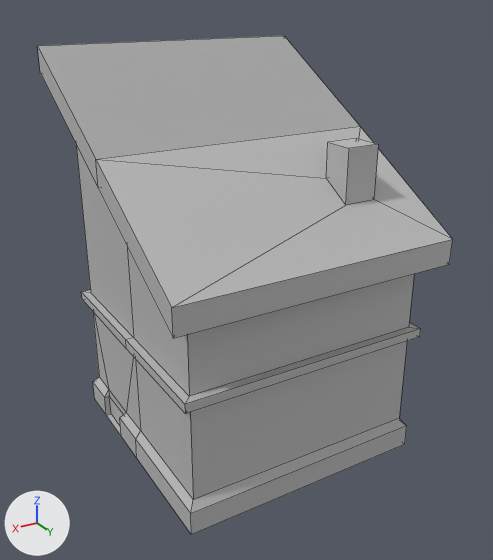
One commit to the FBX model Assets/Prefabs Update/Houses/house4.fbx: the scene before it, then after it.
Before and after are seen from a 50 mm lens placed at (1.85, 1.8, 1.85), pointed at (0.5, -0.45, 0.73). Every picture has the same lights, and +X, +Y and +Z are marked at lower left. Mesh edges are drawn as thin lines. Where no turn or scale is listed for an object, it has been applied to the vertices.

Names of what the first picture shows: 'House'.
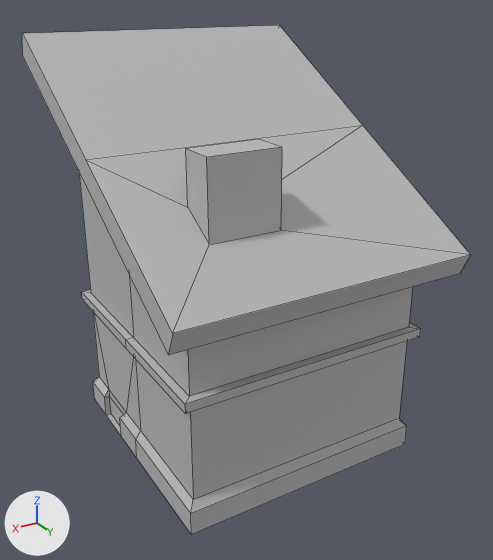
Where the newer file only moved an object's origin or applied its transform, the numbers keep the older frame.

Changed parts and their boxes (x1, y1, x2, y2) in the pictures (493 x 560 px):
'House', reshaped (8% wider)
    before: (37, 36, 453, 534)
    after: (22, 25, 470, 534)
part 1 of me_mesh, added
    after: (22, 25, 470, 355)
part 2 of me_mesh, cut back
    before: (37, 36, 453, 338)
    after: (79, 173, 134, 338)

The edits, one by one:
me_mesh is used by ob_house; location (1.0, -1.0, 0.0).
me_mesh had 78 vertices, 75 faces and spanned x -1.09..0.09, y -0.09..1.09, z 0.0..1.64.
me_mesh now has 76 vertices, 68 faces and spans x -1.1..0.13, y -0.19..1.17, z 0.0..1.68.
me_mesh part 1: a new loose piece of 18 vertices spanning x -1.1..0.13, y -0.19..1.17, z 0.84..1.68, in mat_lambert4 (grey #bcbcbc).
Part 2, on me_mesh:
22 vertices are removed from x -1.09..0.09, y -0.09..1.09, z 0.86..1.64.
25 faces are deleted.
2 vertices are added at (-1.0, 0.0, 1.5), (0.0, 0.0, 1.5).
3 new faces join them.
